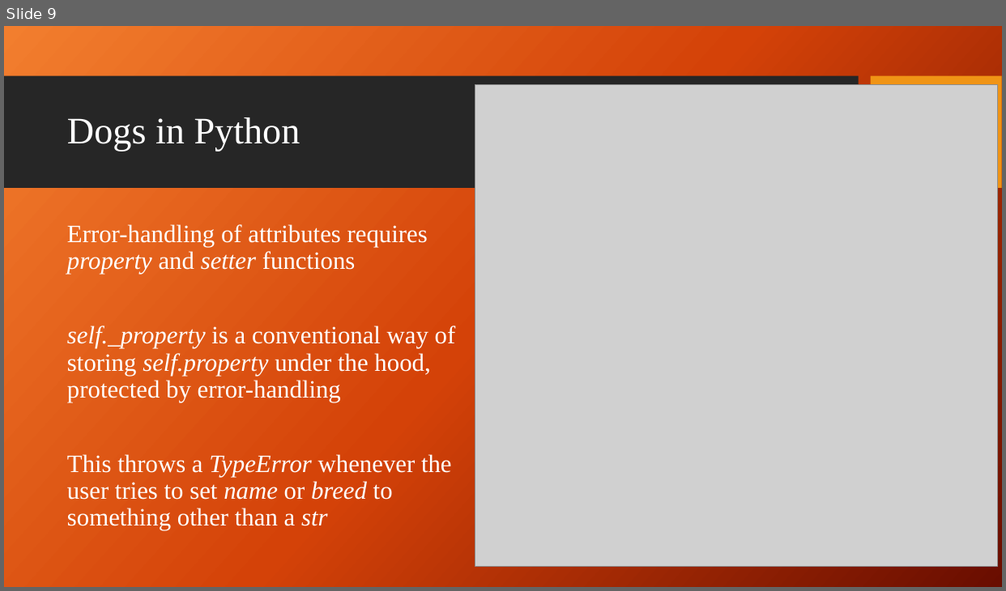
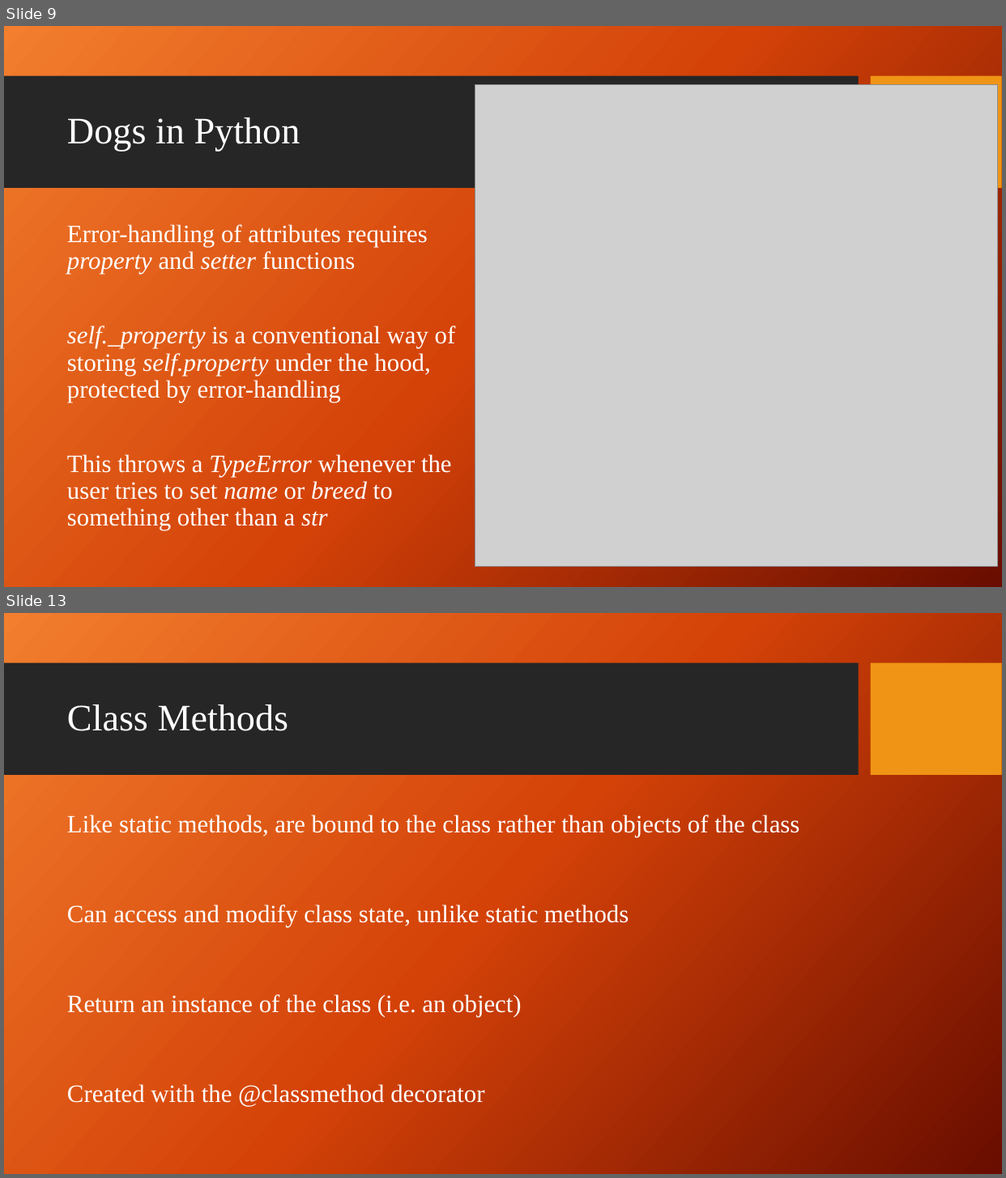
Before and after one commit to giganano/PythonBootcamp, a slide deck: slides/classes.pptx. Shown one above the other, each under a label of ours: slide 9 before the commit, slides 9 and 13 after it; the slides between them are not shown. The pictures are 1006x591 and 1006x1178 pixels, drawn with LibreOffice and Linux fonts; fonts in the diff are those of the drawing; grey boxes stand for pictures; background and template pictures are left out. Boxes give left, top, right and bottom in pixels: in the first picture for what was removed or moved away, otherwise in the second. Text is boxed around its words. In the diff, an @@ line names an element or a change of style, - is before the commit and + after.

Commit message:
slides: classes, minor revision to others ; exercises: deck of cards challenge problem

```diff
--- a/slides/classes.pptx
+++ b/slides/classes.pptx
@@ slide 13 added at (4,613,1002,1174), background picture (left out); not listed: 2 template elements that a slide beside it also shows @@
@@ title added at (67,705,289,731), 36 pt, text #FFFFFF @@
+Class Methods
@@ text added at (67,815,800,1107), 24 pt, text #FFFFFF @@
+Like static methods, are bound to the class rather than objects of the class
+Can access and modify class state, unlike static methods
+Return an instance of the class (i.e. an object)
+Created with the @classmethod decorator
```
Also in this commit, not shown: 19 other slides added, 16 other files.
